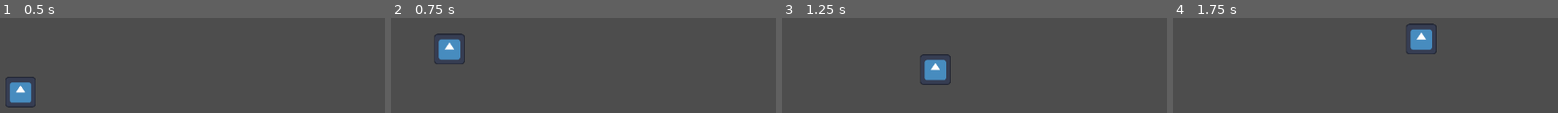
Above: before the commit, frames 1-4 (left to right).
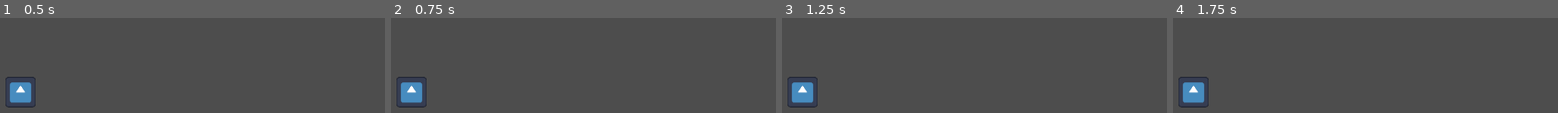
Above: after the commit, the same moments.

Repository: Area9579/GDC-FeatureBranchPractice
Game: Godot game, scene res://Main/main.tscn
Same seed, same stepped clock (60 frames per second), same inputs: the game is played once before the commit and once after it. The engine's default icon, where the game draws it, is replaced by a stand-in: a white triangle on a blue panel in a dark square.
Inputs:
- Up to frame 1 (0.5 s): no input
- Up to frame 2 (0.75 s): tap Enter (ui_accept) at 0.5, 0.6 s; hold Right (ui_right) from 0.53 s (still down)
- Up to frame 3 (1.25 s): keep holding Right (ui_right); tap Enter (ui_accept) at 0.77, 1.07 s
- Up to frame 4 (1.75 s): keep holding Right (ui_right); tap Enter (ui_accept) at 1.35, 1.52 s

Frame 1 is identical in both runs. In frame 2, 3.2% of the frame differs, in the area x 1-20%, y 16-95%; in frame 3, 3.3%, in the area x 1-44%, y 38-95%; in frame 4, 3.3%.

Commit message:
Added Player Inputs

Diff:
--- a/gdc-feature-branch-practice/Feature/player.gd
+++ b/gdc-feature-branch-practice/Feature/player.gd
@@ -11,12 +11,12 @@
 		velocity += get_gravity() * delta
 
 	# Handle jump.
-	if Input.is_action_just_pressed("ui_accept") and is_on_floor():
+	if Input.is_action_just_pressed("up") and is_on_floor():
 		velocity.y = JUMP_VELOCITY
 
 	# Get the input direction and handle the movement/deceleration.
 	# As good practice, you should replace UI actions with custom gameplay actions.
-	var direction := Input.get_axis("ui_left", "ui_right")
+	var direction := Input.get_axis("left", "right")
 	if direction:
 		velocity.x = direction * SPEED
 	else:
--- a/gdc-feature-branch-practice/project.godot
+++ b/gdc-feature-branch-practice/project.godot
@@ -14,3 +14,27 @@
 run/main_scene="uid://boddsfiqkppot"
 config/features=PackedStringArray("4.5", "Forward Plus")
 config/icon="res://icon.svg"
+
+[input]
+
+left={
+"deadzone": 0.2,
+"events": [Object(InputEventKey,"resource_local_to_scene":false,"resource_name":"","device":-1,"window_id":0,"alt_pressed":false,"shift_pressed":false,"ctrl_pressed":false,"meta_pressed":false,"pressed":false,"keycode":0,"physical_keycode":65,"key_label":0,"unicode":97,"location":0,"echo":false,"script":null)
+]
+}
+right={
+"deadzone": 0.2,
+"events": [Object(InputEventKey,"resource_local_to_scene":false,"resource_name":"","device":-1,"window_id":0,"alt_pressed":false,"shift_pressed":false,"ctrl_pressed":false,"meta_pressed":false,"pressed":false,"keycode":0,"physical_keycode":68,"key_label":0,"unicode":100,"location":0,"echo":false,"script":null)
+]
+}
+up={
+"deadzone": 0.2,
+"events": [Object(InputEventKey,"resource_local_to_scene":false,"resource_name":"","device":-1,"window_id":0,"alt_pressed":false,"shift_pressed":false,"ctrl_pressed":false,"meta_pressed":false,"pressed":false,"keycode":0,"physical_keycode":87,"key_label":0,"unicode":119,"location":0,"echo":false,"script":null)
+, Object(InputEventKey,"resource_local_to_scene":false,"resource_name":"","device":-1,"window_id":0,"alt_pressed":false,"shift_pressed":false,"ctrl_pressed":false,"meta_pressed":false,"pressed":false,"keycode":0,"physical_keycode":32,"key_label":0,"unicode":32,"location":0,"echo":false,"script":null)
+]
+}
+down={
+"deadzone": 0.2,
+"events": [Object(InputEventKey,"resource_local_to_scene":false,"resource_name":"","device":-1,"window_id":0,"alt_pressed":false,"shift_pressed":false,"ctrl_pressed":false,"meta_pressed":false,"pressed":false,"keycode":0,"physical_keycode":83,"key_label":0,"unicode":115,"location":0,"echo":false,"script":null)
+]
+}
